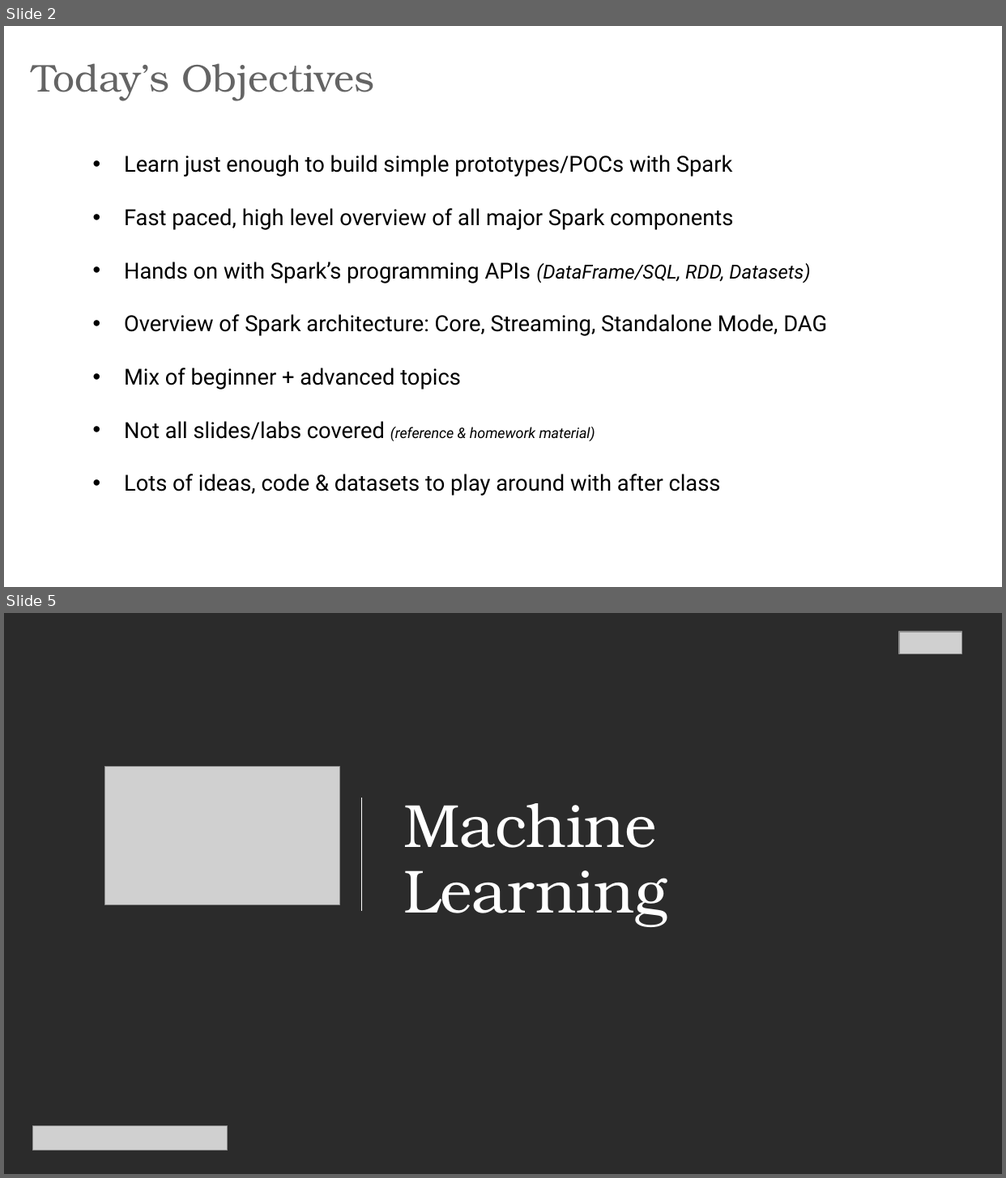
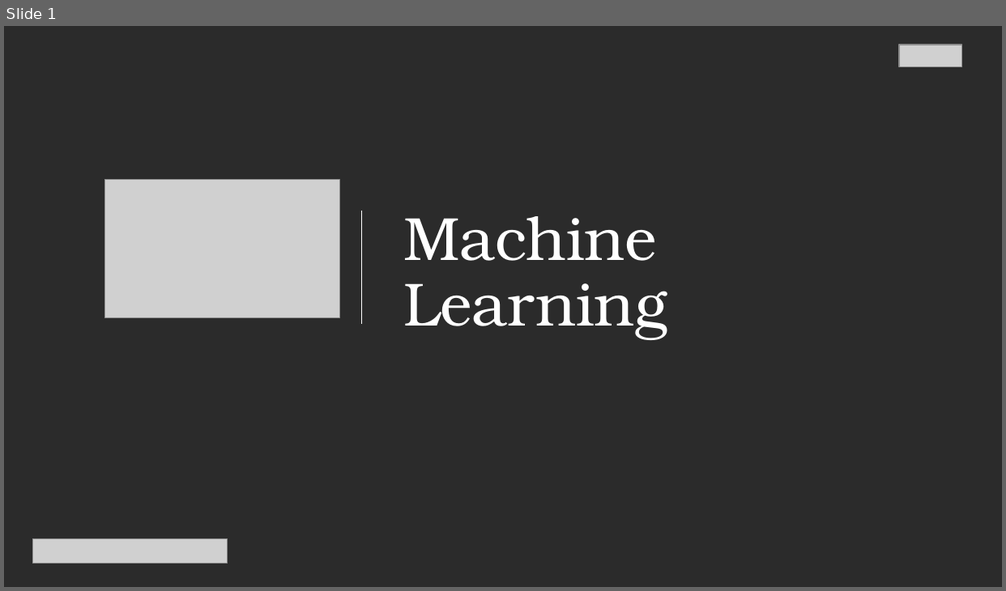
Before and after one commit to lyubent/PubSpark, a slide deck: 00-Slides.pptx. Shown one above the other, each under a label of ours: slides 2 and 5 before the commit, slide 1 after it; the slides between them are not shown. The pictures are 1006x1178 and 1006x591 pixels, drawn with LibreOffice and Linux fonts; fonts in the diff are those of the drawing; grey boxes stand for pictures; background and template pictures are left out; a plain dark background stands for a picture behind light text. Boxes give left, top, right and bottom in pixels: in the first picture for what was removed or moved away, otherwise in the second. Text is boxed around its words. In the diff, an @@ line names an element or a change of style, - is before the commit and + after.

```diff
--- a/00-Slides.pptx
+++ b/00-Slides.pptx
@@ slide 2 removed at box(4, 26, 1002, 587), background #FFFFFF @@
@@ text removed at box(32, 63, 374, 101) @@
-Today’s Objectives
@@ text removed at box(124, 155, 827, 496) @@
-• Learn just enough to build simple prototypes/POCs with Spark
-• Fast paced, high level overview of all major Spark components
-• Hands on with Spark’s programming APIs (DataFrame/SQL, RDD, Datasets)
-• Overview of Spark architecture: Core, Streaming, Standalone Mode, DAG
-• Mix of beginner + advanced topics
-• Not all slides/labs covered (reference & homework material)
-• Lots of ideas, code & datasets to play around with after class
@@ what was slide 5 is now slide 1 @@
```
Also in this commit, not shown: 4 slides changed, 23 slides added, 26 other slides removed.
